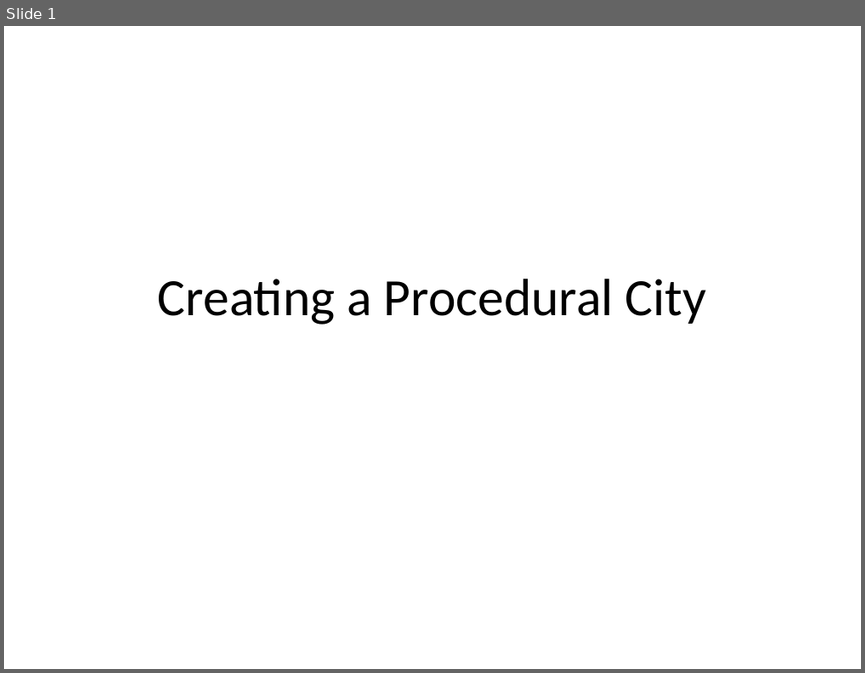
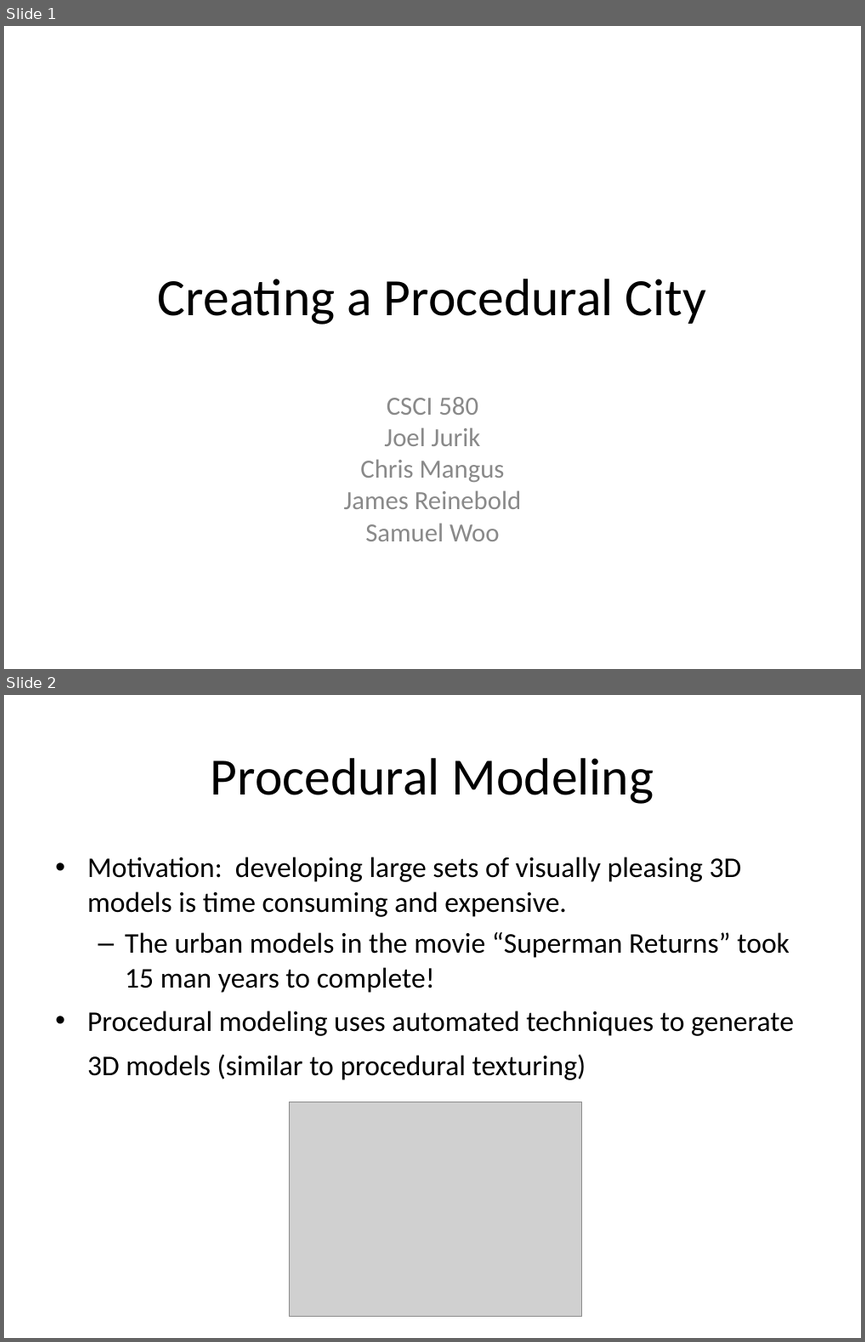
Before and after one commit to reinebold/cs580CMS, a slide deck: Documents/Creating a Procedural City.ppt. Shown one above the other, each under a label of ours: slide 1 before the commit, slides 1 and 2 after it. The pictures are 865x673 and 865x1342 pixels, drawn with LibreOffice and Linux fonts; fonts in the diff are those of the drawing; grey boxes stand for pictures. Boxes give left, top, right and bottom in pixels: in the first picture for what was removed or moved away, otherwise in the second. Text is boxed around its words. In the diff, an @@ line names an element or a change of style, - is before the commit and + after.

```diff
--- a/Documents/Creating a Procedural City.ppt
+++ b/Documents/Creating a Procedural City.ppt
@@ slide 2 added at (4, 695, 861, 1338), background #FFFFFF @@
@@ title added at (211, 758, 654, 804), 44 pt, text #000000 @@
+Procedural Modeling
@@ text added at (87, 857, 794, 1080), 24 pt, text #000000 @@
+• Motivation: developing large sets of visually pleasing 3D models is time consuming and expensive.
+  – The urban models in the movie “Superman Returns” took 15 man years to complete!
+• Procedural modeling uses automated techniques to generate 3D models (similar to procedural texturing)
@@ picture added at (290, 1102, 581, 1316) @@
@@ slide 1 changed as well @@
@@ subtitle added at (344, 397, 521, 541), 22 pt, text #898989 @@
+CSCI 580
+Joel Jurik
+Chris Mangus
+James Reinebold
+Samuel Woo
```
Also in this commit, not shown: 7 other slides added.
